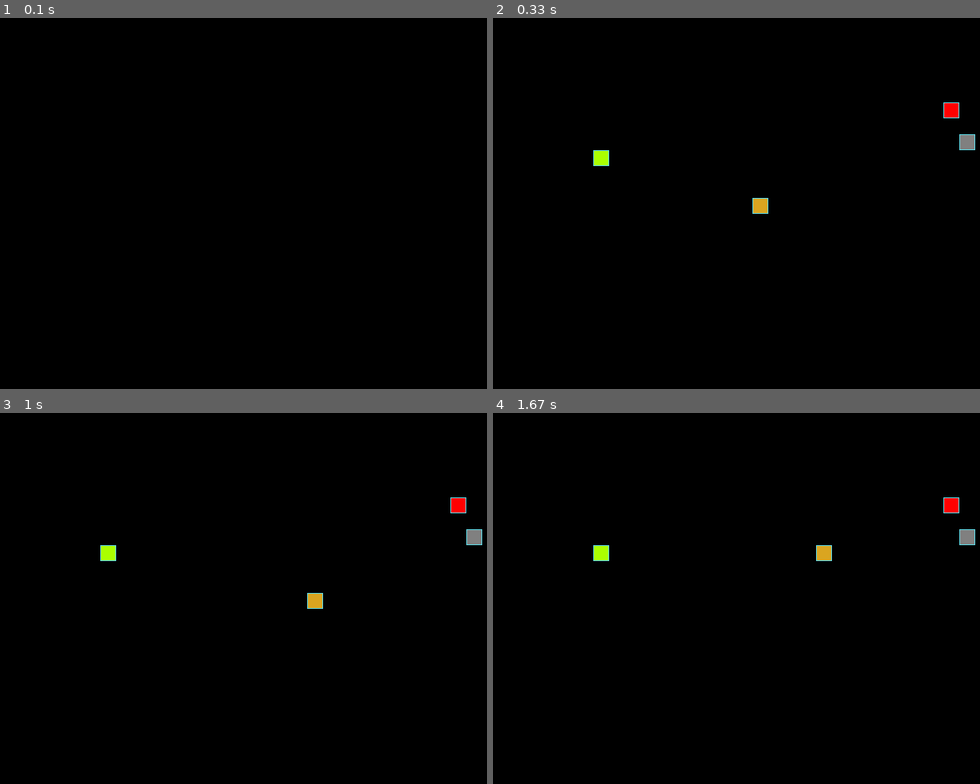
Above: before the commit, frames 1-4 (two rows, left to right).
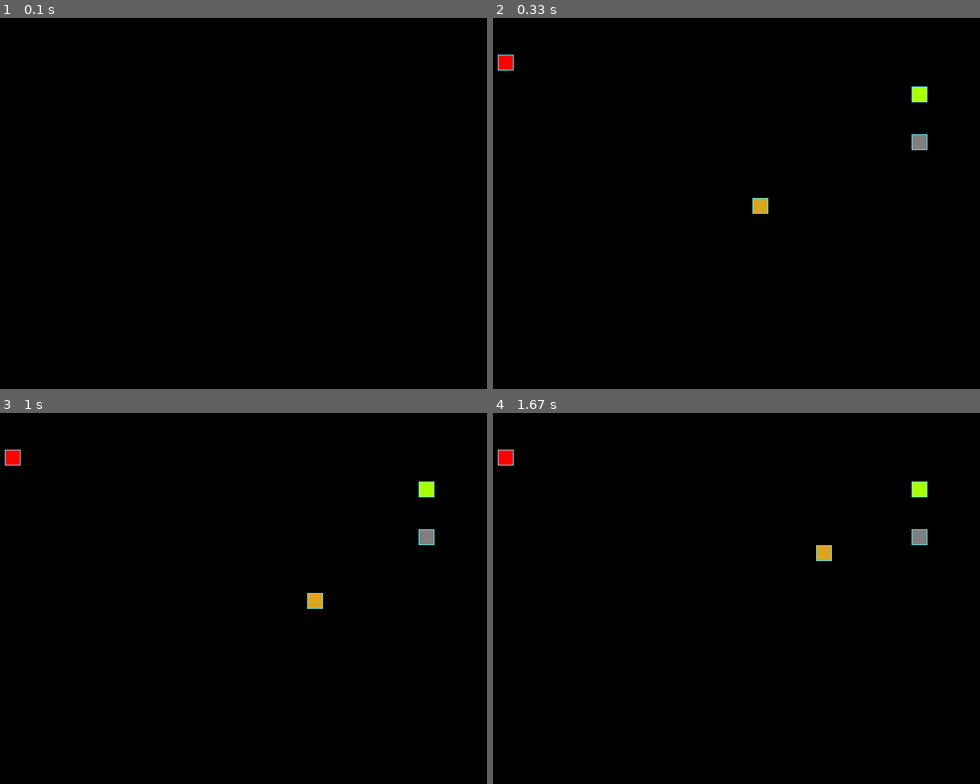
Above: after the commit, the same moments.

Repository: egorbriliov/pygame-the-snake
Game: pygame game, started from the_snake.py
Two runs of this game, one before a commit and one after it. Both use one fixed random seed, a clock stepped at 60 frames per second and the inputs below.
Inputs:
- Up to frame 1 (0.1 s): no input
- Up to frame 2 (0.33 s): no input
- Up to frame 3 (1 s): tap Enter at 0.33 s
- Up to frame 4 (1.67 s): hold Up 1.17-1.63 s

Frame 1 is identical in both runs. In frame 2, 0.8% of the frame differs, in the area x 0-100%, y 9-40%; in frame 3, 0.8%; in frame 4, 0.8%.

Commit message:
В рекомендации было предложено добавление параметра в __init__.py класса Apple, но оно не предусматривало нахождение частей змейки. Для решения проблемы связанной с «созданием объектов» на уже занятых ячейках я реализовал следующее: в абстрактном классе всех игровых объектов «GameObject» я создал параметр «ocupied_positions», в который добавляются все занимаемые ячейки, а в методе __init__ добавил добавление новой позиции в список занимаемых; В методе randomize_position() родительского класса Apple и его дочерних классов, я добавил проверку на вхождение в занятые ячейки и добавление новой; В методе move класса Snake, так же добавил добавление новой занятой ячейки и удаление предыдущей.

Diff:
--- a/the_snake.py
+++ b/the_snake.py
@@ -44,8 +44,13 @@
 class GameObject(ABC):
     """Любой игровой объект."""
 
+    # Параметр содержит все занятые ячейки объектами игрыы
+    occupied_positions: list[tuple[int, int]] = []
+
     def __init__(self) -> None:
         self.position = ((SCREEN_WIDTH // 2), (SCREEN_HEIGHT // 2))
+        # Добавляет позицию в занятые позиции
+        self.occupied_positions.append(self.position)
         self.body_color = None
 
     @abstractmethod
@@ -77,10 +82,30 @@
         Задаёт атрибуту position новое значение. Координаты выбираются так,
         чтобы яблоко оказалось в пределах игрового поля.
         """
-        self.position = (randint(0,
-                                 SCREEN_WIDTH // GRID_SIZE - 1) * GRID_SIZE,
-                         randint(0,
-                                 SCREEN_HEIGHT // GRID_SIZE - 1) * GRID_SIZE)
+        def position():
+            """Возвращает новый кортеж случайных координат."""
+            new_position = (
+                randint(0, SCREEN_WIDTH // GRID_SIZE - 1) * GRID_SIZE,
+                randint(0, SCREEN_HEIGHT // GRID_SIZE - 1) * GRID_SIZE)
+            return new_position
+
+        new_position = position()
+        # Пока новая позия входит в состав занятых позиций
+        while new_position in self.occupied_positions:
+            # Генерируется новая позиция
+            new_position = position()
+            # Позиция отправляется на новую проверку
+            continue
+
+        # Если предыдущя позиция существует (она была,
+        # по умолчанию - это центр)
+        if self.position:
+            # Удаляет предыдущую позицию из занятых
+            self.occupied_positions.remove(self.position)
+        # Переназначает старой позицию новую
+        self.position = new_position
+        # Добавляю позицию в список новых
+        self.occupied_positions.append(new_position)
 
 
 class GreenApple(Apple):
@@ -152,8 +177,13 @@
             y = 0
         new_position = (x, y)
 
+        # Добавлюя новую позицию в список занятых позиций
+        self.occupied_positions.append(new_position)
         self.positions.insert(0, new_position)
+
         while len(self.positions) > self.lenght + 1:
+            # Удаляю позицию в списке занятых позиций
+            self.occupied_positions.remove(self.positions[-1])
             self.positions.pop(-1)
 
     def get_head_position(self):
@@ -164,6 +194,10 @@
         """Сбрасывает параметры объекта «змейки» в начальное состояние.
         Изменяет параметры змейки.
         """
+        # Удаляю все позиции змейки с поля.
+        for position in self.position:
+            self.occupied_positions.remove(position)
+
         self.lenght = 1
         self.positions = [((SCREEN_WIDTH // 2), (SCREEN_HEIGHT // 2))]
         self.direction = choice([RIGHT, LEFT, UP, DOWN])
